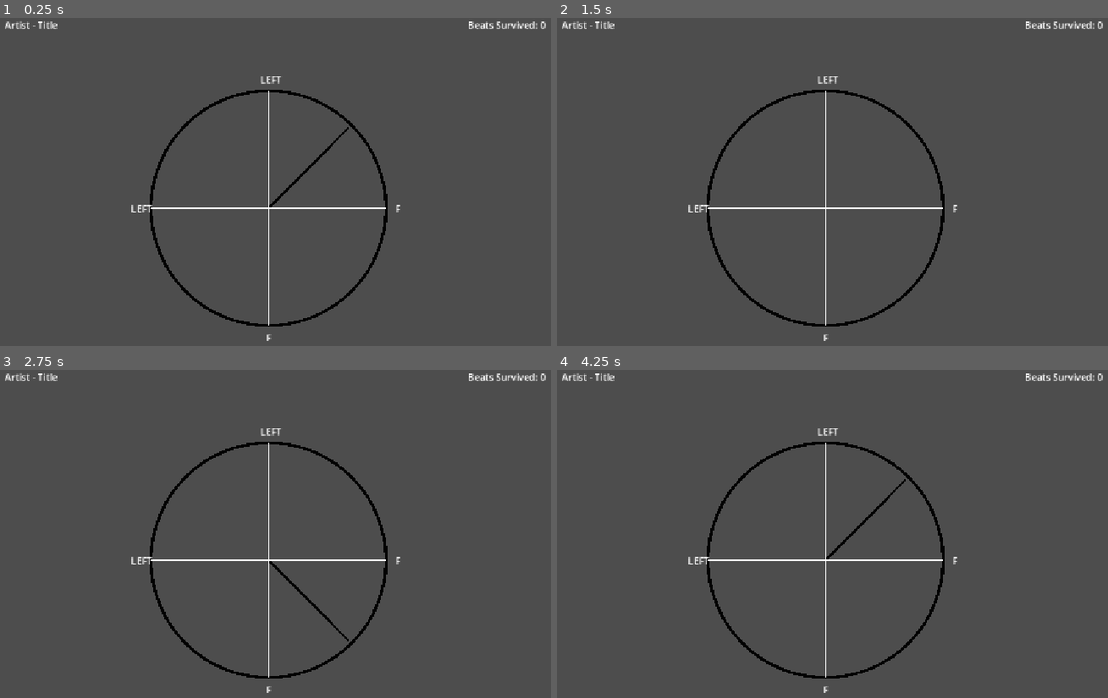
Above: before the commit, frames 1-4 (two rows, left to right).
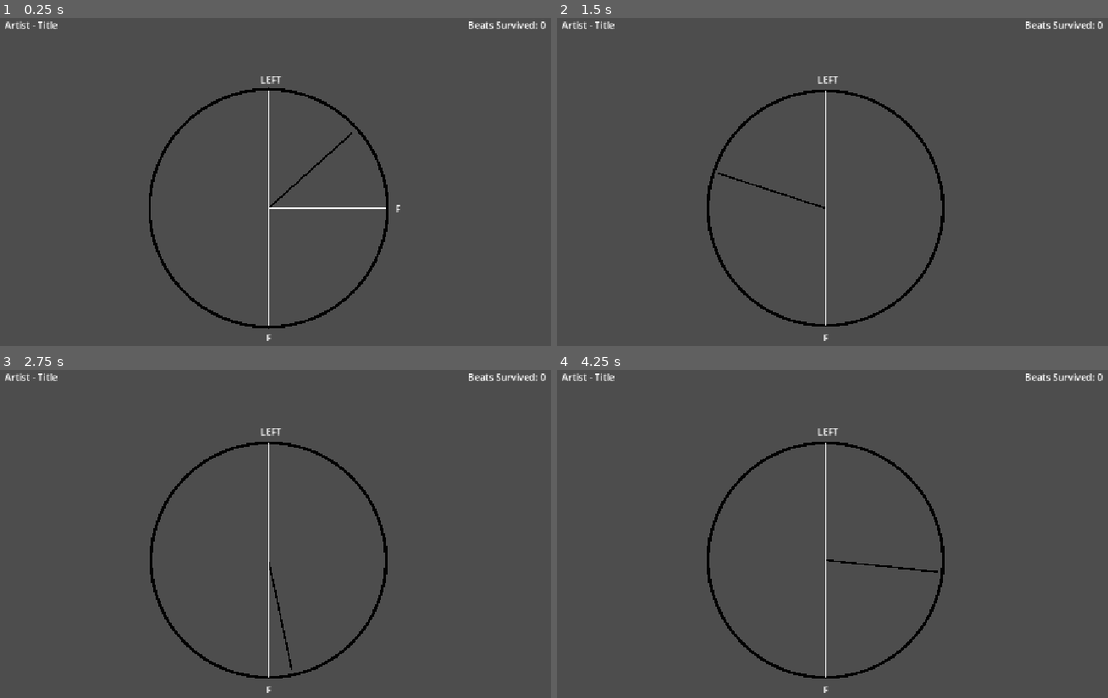
Above: after the commit, the same moments.

Repository: samstokes/jammin
Game: Godot game, scene res://scenes/clock_jam/clock_jam.tscn
The game is run twice, just before and just after one commit, with the same random seed, the same clock (stepped at 60 frames per second) and the same inputs. Sound files missing from this copy of the repository are replaced by a short silence.
Inputs:
- Up to frame 1 (0.25 s): no input
- Up to frame 2 (1.5 s): tap Enter at 0.5 s; hold F (beat_main) 0.53-1.28 s; tap F (beat_main) at 1.35 s
- Up to frame 3 (2.75 s): hold F (beat_main) from 2.03 s (still down)
- Up to frame 4 (4.25 s): release F (beat_main) at 2.78 s; tap F (beat_main) at 2.85 s; hold F (beat_main) from 3.53 s (still down)

The runs differ from the first frame. In frame 1, 1.6% of the frame differs, in the area x 23-71%, y 21-95%; in frame 2, 0.4%; in frame 3, 0.5%; in frame 4, 0.5%.
Error after the commit: Invalid call. Nonexistent function 'erase' in base 'RefCounted (SpawnedClockNoteData)'. (res://scenes/clock_jam/clock_jam.gd:45)

Commit message:
fix multiple AudioProcessing singletons

Diff:
--- a/project.godot
+++ b/project.godot
@@ -18,7 +18,6 @@
 [autoload]
 
 AudioManager="*uid://ts2fte1nr5tx"
-AudioProcessing="*uid://lj5ysx7gvtfj"
 
 [display]
 
--- a/scenes/clock_jam/clock_jam.gd
+++ b/scenes/clock_jam/clock_jam.gd
@@ -29,14 +29,16 @@
 var current_notes: Array[SpawnedClockNoteData] = []
 
 func _ready() -> void:
-	AudioProcessing.play(0)
+	AudioManager.get_node("AudioProcessing").play(0)
 	_spawn_four_notes()
-	AudioProcessing.connect("beat", _on_beat)
-	AudioProcessing.connect("measure", _on_new_measure)
+	AudioManager.get_node("AudioProcessing").connect("beat", _on_beat)
+	AudioManager.get_node("AudioProcessing").connect("measure", _on_new_measure)
 
 
 # WARNING, DO NOT ERASE IN ASCENDING ORDER
 func _on_new_measure(args):
+	print("_on_new_measure: ", args)
+
 	for i in range(current_notes.size() -1, -1, -1):
 		var note = current_notes[i]
 		note.node.queue_free()
@@ -54,7 +56,7 @@
 	AudioManager.play_sfx(strum_success_sfx)
 
 	# Determine if the strum was on a beat by rounding the current song to the nearest beat with a tolerance of 0.1 seconds.
-	var time_diff_and_nearest_beat = AudioProcessing.delta_time_and_nearest_beat()
+	var time_diff_and_nearest_beat = AudioManager.get_node("AudioProcessing").delta_time_and_nearest_beat()
 	var was_on_beat = time_diff_and_nearest_beat[time_diff_index] <= strum_success_tolerance
 	print("Strummed (key: %s, on_beat: %s, beat_in_measure: %s)" % [key_string, was_on_beat, time_diff_and_nearest_beat[nearest_beat_index]])
 
@@ -83,11 +85,12 @@
 
 
 func _process(delta: float) -> void:
-	var delta_angle = delta * AudioProcessing.get_rads_per_second()
+	var delta_angle = delta * AudioManager.get_node("AudioProcessing").get_rads_per_second()
 	clock_play_hand_node.angle += delta_angle
 
 
 func _on_beat(args):
+	print("_on_beat: ", args)
 
 	# Bounce the clock guitar node to indicate a beat with a tween. Scale it up to 1.2x
 	# and then back down to 1.0x over 0.2 seconds total.
--- a/scenes/globals/audio_manager.tscn
+++ b/scenes/globals/audio_manager.tscn
@@ -7,7 +7,7 @@
 [node name="AudioManager" type="Node2D" unique_id=305368265]
 script = ExtResource("1_kic43")
 
-[node name="AudioStreamPlayer" type="AudioStreamPlayer" parent="." unique_id=126237020]
+[node name="AudioProcessing" type="AudioStreamPlayer" parent="." unique_id=126237020]
 stream = ExtResource("2_prhr6")
 script = ExtResource("3_hj6p4")
 bmp = 128
--- a/scenes/globals/audio_processing.gd
+++ b/scenes/globals/audio_processing.gd
@@ -18,6 +18,7 @@
 # Called when the node enters the scene tree for the first time.
 # V1: play music immediately and set up the bmp dynamically from exported data
 func _ready() -> void:
+	print("AudioProcessing: my dad is ", get_parent().name)
 	sec_per_beat = 60.0/bmp
 	play()
 
@@ -30,6 +31,7 @@
 		_track_beat_and_measure()
 
 func _track_beat_and_measure():
+	print("AudioProcessing._track_beat_and_measure: my dad is ", get_parent().name)
 	if last_reported_beat < song_pos_in_beats:
 		if measure_num > beats_per_measure:
 			measure_num = 1
@@ -57,5 +59,4 @@
 	var nearest_beat_time = nearest_beat() * sec_per_beat
 	var abs_delta_to_nearest_beat = abs(song_pos - nearest_beat_time)
 	var nearest_beat_in_measure = int(round(nearest_beat_time /sec_per_beat)) % int(beats_per_measure)
-	print(abs_delta_to_nearest_beat, " ", )
 	return Vector2(abs_delta_to_nearest_beat, nearest_beat_in_measure)
